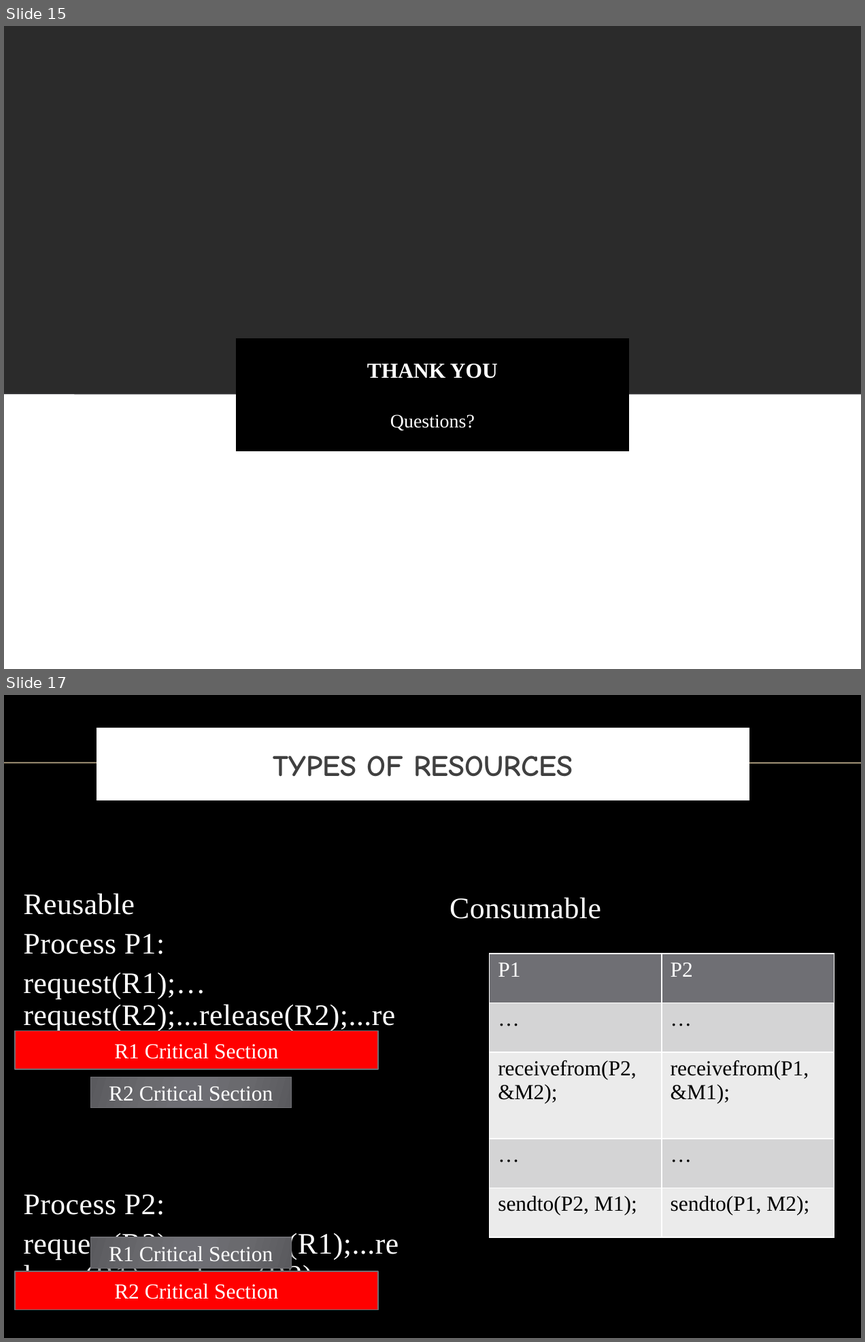
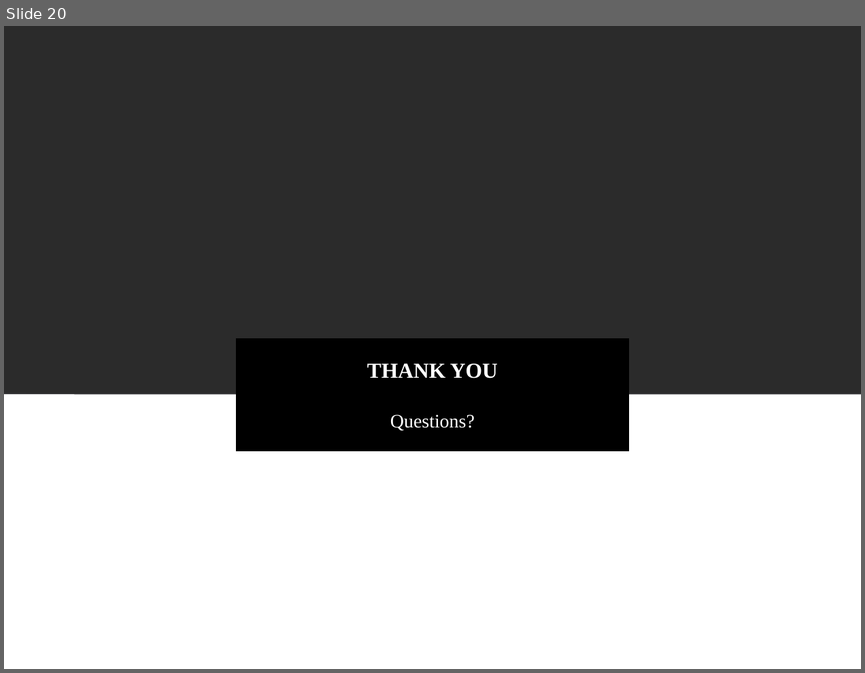
Before and after one commit to vong-srey/Paravantage, a slide deck: Presentation.pptx. Shown one above the other, each under a label of ours: slides 15 and 17 before the commit, slide 20 after it; the slides between them are not shown. The pictures are 865x1342 and 865x673 pixels, drawn with LibreOffice and Linux fonts; fonts in the diff are those of the drawing; background and template pictures are left out; a plain dark background stands for a picture behind light text. Boxes give left, top, right and bottom in pixels: in the first picture for what was removed or moved away, otherwise in the second. Text is boxed around its words. In the diff, an @@ line names an element or a change of style, - is before the commit and + after.

```diff
--- a/Presentation.pptx
+++ b/Presentation.pptx
@@ slide 17 removed at (4,695,861,1338), background picture (left out) @@
@@ title removed at (100,732,746,798) @@
-TYPES OF RESOURCES
@@ line removed from (4, 763) to (861, 763) @@
@@ text removed at (24,893,399,1291) @@
-Reusable
-Process P1:
-request(R1);…request(R2);...release(R2);...release(R1);
-Process P2:
-request(R2);...request(R1);...release(R1);...release(R2);
@@ text removed at (449,897,601,919) @@
-Consumable
@@ table removed at (489,953,834,1236), 5 rows, 2 columns @@
-P1 | P2
-… | …
-receivefrom(P2, &M2); | receivefrom(P1, &M1);
-… | …
-sendto(P2, M1); | sendto(P1, M2);
@@ rectangle removed at (15,1030,379,1068) @@
-R1 Critical Section
@@ rectangle removed at (90,1077,291,1108) @@
-R2 Critical Section
@@ rectangle removed at (90,1236,291,1268) @@
-R1 Critical Section
@@ rectangle removed at (15,1271,379,1309) @@
-R2 Critical Section
@@ what was slide 15 is now slide 20 @@
```
Also in this commit, not shown: 4 slides changed, 2 slides added, 3 other slides removed.
